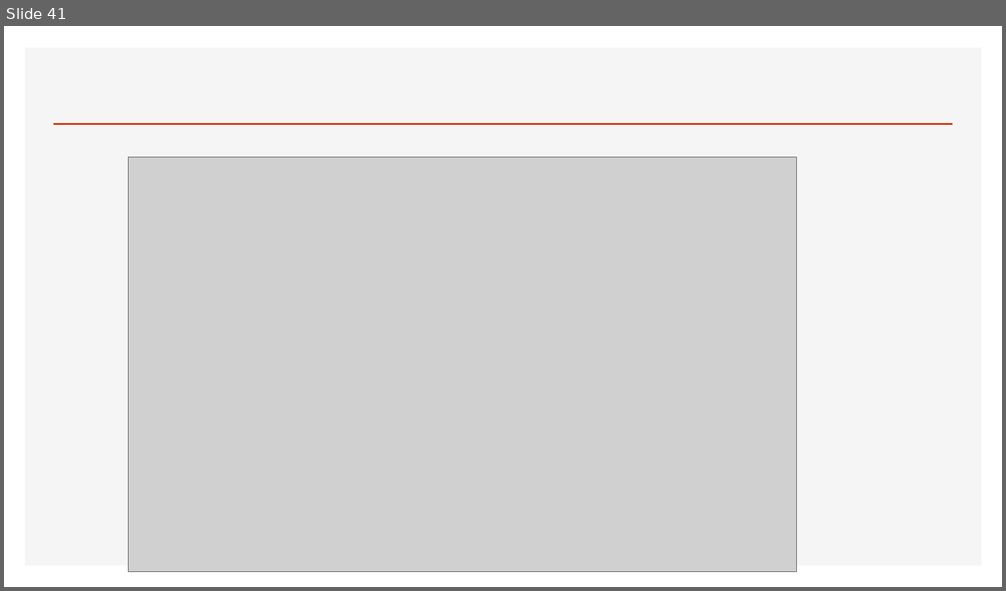
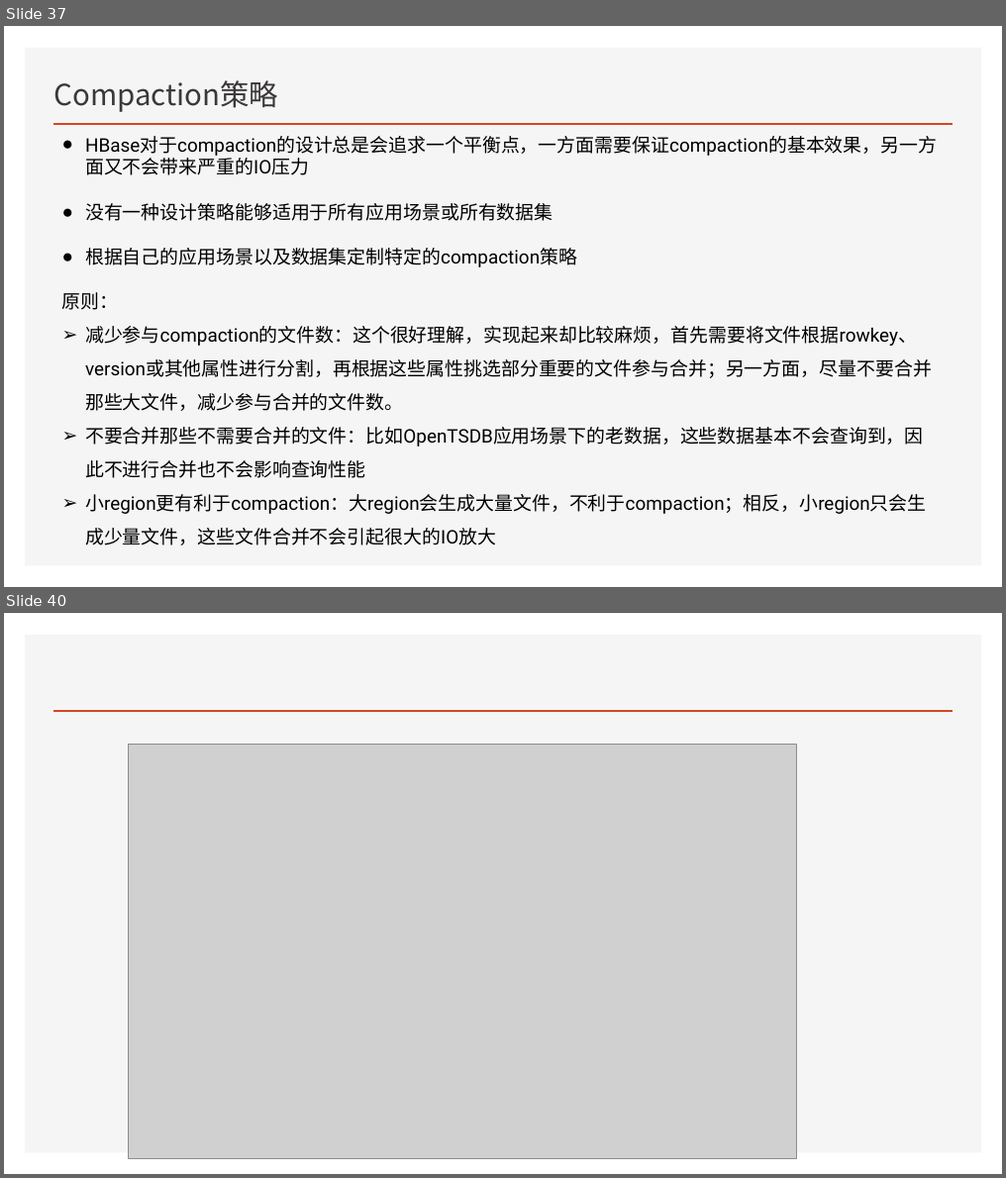
Before and after one commit to Zhangwusheng/Zhangwusheng.github.io, a slide deck: _posts/Hbase基本原理副本.pptx. Shown one above the other, each under a label of ours: slide 41 before the commit, slides 37 and 40 after it; the slides between them are not shown. The pictures are 1006x591 and 1006x1178 pixels, drawn with LibreOffice and Linux fonts; fonts in the diff are those of the drawing; grey boxes stand for pictures. Boxes give left, top, right and bottom in pixels: in the first picture for what was removed or moved away, otherwise in the second. Text is boxed around its words. In the diff, an @@ line names an element or a change of style, - is before the commit and + after.

```diff
--- a/_posts/Hbase基本原理副本.pptx
+++ b/_posts/Hbase基本原理副本.pptx
@@ slide 37 added at [4, 26, 1002, 587], background #FFFFFF; not listed: 2 template elements that a slide beside it also shows @@
@@ title added at [54, 80, 278, 112], 28 pt, text #3B3838 @@
+Compaction策略
@@ text added at [62, 136, 937, 546], 18 pt, text #000000 @@
+● HBase对于compaction的设计总是会追求一个平衡点，一方面需要保证compaction的基本效果，另一方面又不会带来严重的IO压力
+● 没有一种设计策略能够适用于所有应用场景或所有数据集
+● 根据自己的应用场景以及数据集定制特定的compaction策略
+原则：
+➢ 减少参与compaction的文件数：这个很好理解，实现起来却比较麻烦，首先需要将文件根据rowkey、version或其他属性进行分割，再根据这些属性挑选部分重要的文件参与合并；另一方面，尽量不要合并那些大文件，减少参与合并的文件数。
+➢ 不要合并那些不需要合并的文件：比如OpenTSDB应用场景下的老数据，这些数据基本不会查询到，因此不进行合并也不会影响查询性能
+➢ 小region更有利于compaction：大region会生成大量文件，不利于compaction；相反，小region只会生成少量文件，这些文件合并不会引起很大的IO放大
@@ what was slide 41 is now slide 40 @@
```
Also in this commit, not shown: 2 slides changed, 4 other slides added, 6 slides removed, 1 other file.
